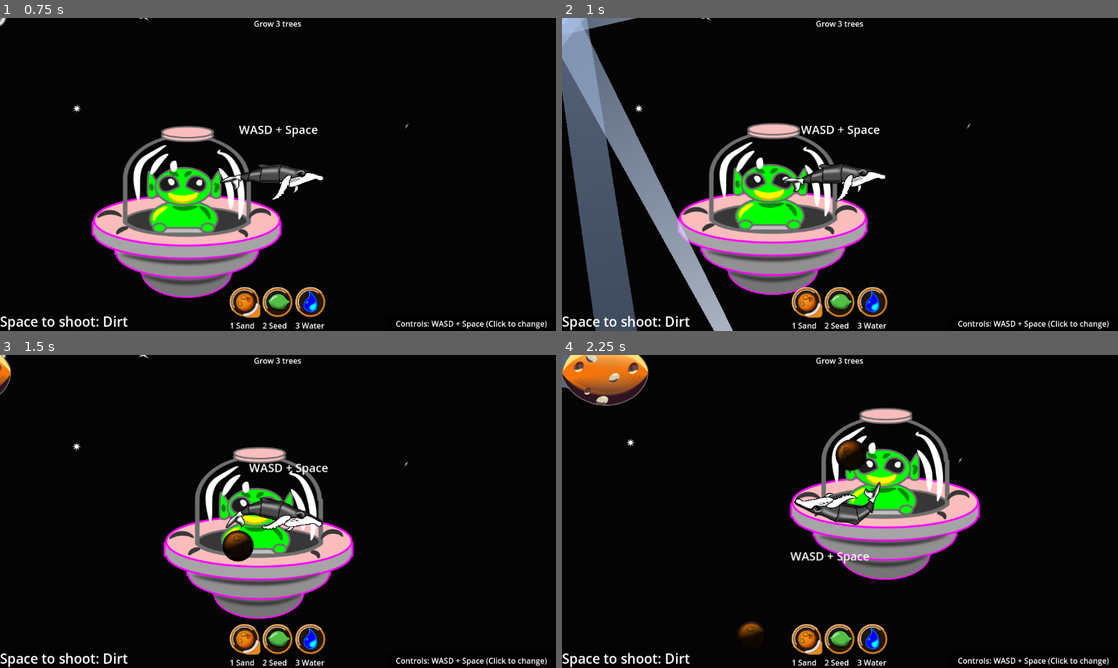
Above: before the commit, frames 1-4 (two rows, left to right).
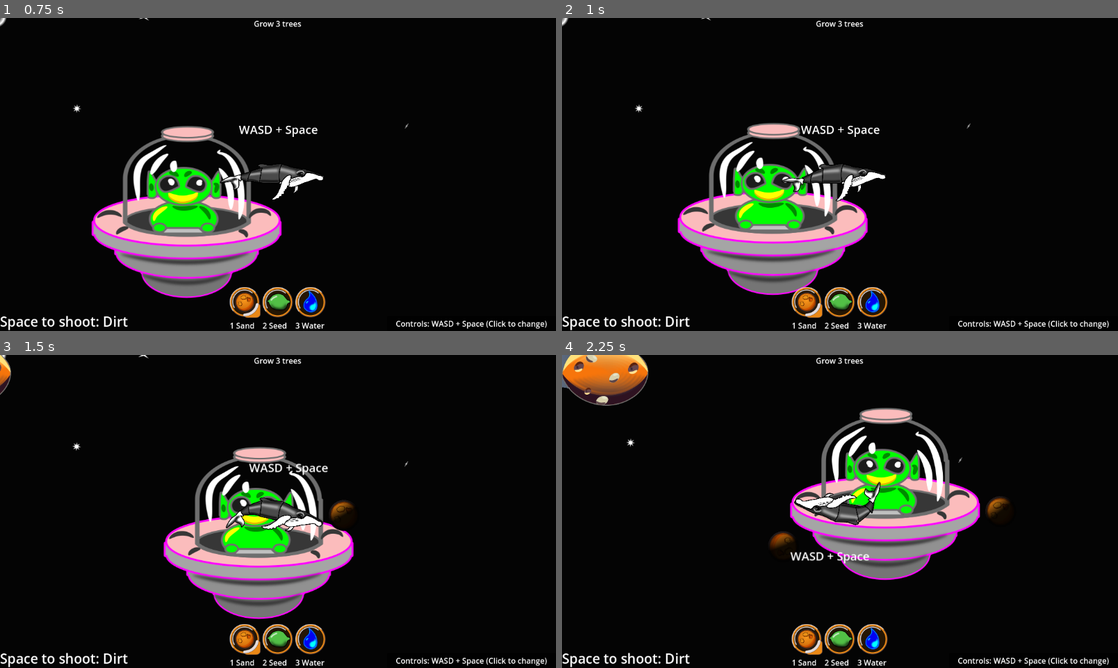
Above: after the commit, the same moments.

Repository: plexsoup/GWJ77-Metamorphosis
Game: Godot game, scene res://main.tscn
Same seed, same stepped clock (60 frames per second), same inputs: the game is played once before the commit and once after it.
Inputs (mouse positions are in pixels of both pictures, inside the frame that each line leads up to):
- Up to frame 1 (0.75 s): click "Play" at 0.5 s
- Up to frame 2 (1 s): no input
- Up to frame 3 (1.5 s): move the mouse to (400, 495) at 1.27 s; hold D (rotate_right) from 1.28 s (still down); hold Space (shoot) from 1.28 s (still down)
- Up to frame 4 (2.25 s): move the mouse to (728, 527) at 2.02 s; release D (rotate_right) at 2.03 s; release Space (shoot) at 2.03 s; hold A (rotate_left) from 2.03 s (still down); tap Space (shoot) at 2.1 s

Frame 1 is identical in both runs. In frame 2, 11% of the frame differs, in the area x 0-31%, y 0-100%; in frame 3, 0.6%; in frame 4, 0.9%.

Commit message:
arrow back to sun

Diff:
--- /dev/null
+++ b/Components/return_arrow.gd
@@ -0,0 +1,31 @@
+extends Node2D
+
+
+# Called when the node enters the scene tree for the first time.
+func _ready() -> void:
+	pass # Replace with function body.
+
+
+# Called every frame. 'delta' is the elapsed time since the previous frame.
+func _physics_process(_delta: float) -> void:
+	point_to_sun()
+
+
+func point_to_sun():
+	if Globals.current_solar_system == null or !is_instance_valid(Globals.current_solar_system):
+		return
+	var sun = Globals.current_solar_system.sun
+	global_rotation = (sun.global_position - global_position).angle()
+
+	var tolerance = 1024 * 7
+	var my_pos = global_transform.origin
+	var vector_to_sun = Globals.current_solar_system.sun.global_position - my_pos
+	vector_to_sun.y *= 3.0 # fake an ellipse by pretending the player is twice as far on the y axis
+	if vector_to_sun.length_squared() > tolerance * tolerance:
+		flash()
+	else:
+		$Sprite2D.hide()
+
+func flash():
+	if Engine.get_physics_frames() % 30 == 0:
+		$Sprite2D.visible = !$Sprite2D.visible
--- /dev/null
+++ b/Components/return_arrow.tscn
@@ -0,0 +1,53 @@
+[gd_scene load_steps=6 format=3 uid="uid://dwnvwgckqwcw4"]
+
+[ext_resource type="Texture2D" uid="uid://br5v5eobr5bhx" path="res://assets/images/arrow_to_sun_01.png" id="1_iwkst"]
+[ext_resource type="Script" path="res://Components/return_arrow.gd" id="1_rdapv"]
+
+[sub_resource type="Animation" id="Animation_au8rw"]
+resource_name = "flash"
+loop_mode = 1
+tracks/0/type = "value"
+tracks/0/imported = false
+tracks/0/enabled = true
+tracks/0/path = NodePath("Sprite2D:visible")
+tracks/0/interp = 1
+tracks/0/loop_wrap = true
+tracks/0/keys = {
+"times": PackedFloat32Array(0, 0.5),
+"transitions": PackedFloat32Array(1, 1),
+"update": 1,
+"values": [true, false]
+}
+
+[sub_resource type="Animation" id="Animation_u6va7"]
+length = 0.001
+tracks/0/type = "value"
+tracks/0/imported = false
+tracks/0/enabled = true
+tracks/0/path = NodePath("Sprite2D:visible")
+tracks/0/interp = 1
+tracks/0/loop_wrap = true
+tracks/0/keys = {
+"times": PackedFloat32Array(0),
+"transitions": PackedFloat32Array(1),
+"update": 1,
+"values": [true]
+}
+
+[sub_resource type="AnimationLibrary" id="AnimationLibrary_lquio"]
+_data = {
+"RESET": SubResource("Animation_u6va7"),
+"flash": SubResource("Animation_au8rw")
+}
+
+[node name="ReturnArrow" type="Node2D"]
+script = ExtResource("1_rdapv")
+
+[node name="Sprite2D" type="Sprite2D" parent="."]
+position = Vector2(183, 0)
+texture = ExtResource("1_iwkst")
+
+[node name="AnimationPlayer" type="AnimationPlayer" parent="."]
+libraries = {
+"": SubResource("AnimationLibrary_lquio")
+}
--- a/Objects/asteroid.gd
+++ b/Objects/asteroid.gd
@@ -11,6 +11,7 @@
 	velocity.y = randf_range(-10, 10)
 	velocity *= randf_range(5.0, 10.0)
 	linear_velocity = velocity
+	last_pos = global_position
 
 # Called every frame. 'delta' is the elapsed time since the previous frame.
 func _process(_delta: float) -> void:
--- a/Objects/black_hole.gd
+++ b/Objects/black_hole.gd
@@ -4,6 +4,7 @@
 var state = states.READY
 
 func spawn_hyperspace_stars():
+	state = states.ACTIVATED
 	$Sprite2D.hide()
 	var new_hyperspace = preload("res://levels/hyperspace.tscn").instantiate()
 
--- a/globals.gd
+++ b/globals.gd
@@ -9,3 +9,17 @@
 
 enum control_schemes { WASD, MOUSE }
 var control_scheme = control_schemes.WASD
+
+func teleport_rigid_body(object, new_location):
+	object.linear_velocity = Vector2.ZERO
+	object.angular_velocity = 0.0
+	object.sleeping = true
+	#object.transform.origin = new_location
+
+	var new_transform = Transform2D(object.rotation, new_location)
+	PhysicsServer2D.body_set_state(
+		object.get_rid(),
+		PhysicsServer2D.BODY_STATE_TRANSFORM,
+		new_transform
+	)
+	object.set_deferred("sleeping", false)
--- a/solar_system_02.tscn
+++ b/solar_system_02.tscn
@@ -146,3 +146,5 @@
 
 [node name="BlackHole" parent="BlackHoles" instance=ExtResource("8_2thed")]
 position = Vector2(5056, 1451)
+
+[node name="Projectiles" type="Node2D" parent="."]
--- a/solar_system_03.tscn
+++ b/solar_system_03.tscn
@@ -114,3 +114,5 @@
 
 [node name="BlackHole" parent="BlackHoles" instance=ExtResource("7_gvcrl")]
 position = Vector2(-3308, -3928)
+
+[node name="Projectiles" type="Node2D" parent="."]
--- a/solar_system_04.tscn
+++ b/solar_system_04.tscn
@@ -128,3 +128,5 @@
 
 [node name="BlackHole" parent="BlackHoles" instance=ExtResource("7_ubtt0")]
 position = Vector2(-4774, 2736)
+
+[node name="Projectiles" type="Node2D" parent="."]
--- a/solar_system_final.tscn
+++ b/solar_system_final.tscn
@@ -147,3 +147,5 @@
 
 [node name="BlackHole" parent="BlackHoles" instance=ExtResource("7_qvrv8")]
 position = Vector2(1775, -669)
+
+[node name="Projectiles" type="Node2D" parent="."]
--- a/space_whale.gd
+++ b/space_whale.gd
@@ -36,6 +36,7 @@
 		rotate_whale(delta)
 		apply_thrust(delta)
 		show_vfx()
+		#wrap_around_map_if_necessary() # Broken
 	elif state == states.HYPERSPACE:
 		spin_whale_clockwise(delta)
 
@@ -79,6 +80,26 @@
 		$GPUParticles2D.emitting = false
 
 
+
+
+func wrap_around_map_if_necessary():
+	# DO NOT USE: this works once, but fails the second time?!
+	if not Globals.current_solar_system or not is_instance_valid(Globals.current_solar_system):
+		return
+
+	var tolerance = 1024 * 4
+	var vector_to_sun = Globals.current_solar_system.sun.global_position - global_transform.origin
+	# cheat an ellipse by doubling our apparent y position
+	#vector_to_sun.y *= 2.0
+
+	if vector_to_sun.length_squared() > tolerance * tolerance:
+		var new_virtual_position = global_position + (2.0 * vector_to_sun)
+		new_virtual_position.y /= 2.0
+		Globals.teleport_rigid_body(self, new_virtual_position)
+		#Globals.teleport_rigid_body(self, Vector2.ZERO)
+
+		$Camera2D.global_position = global_position
+
 func _unhandled_input(_event: InputEvent) -> void:
 	if state in [ states.FLYING ]:
 		if Input.is_action_pressed("shoot"):
@@ -104,10 +125,12 @@
 
 	var muzzle : Marker2D
 	if new_projectile.is_in_group("water"):
-		muzzle = $MuzzleWater
+		#muzzle = $MuzzleWater
+		muzzle = $Muzzle # wasn't fun to shoot from blow-hole
 		$AnimationPlayer.play("blow_water")
 	elif new_projectile.is_in_group("dirt"):
-		muzzle = $MuzzleDirt
+		#muzzle = $MuzzleDirt
+		muzzle = $Muzzle # wasn't fun to shoot backwards
 	else:
 		muzzle = $Muzzle
 		$AnimationPlayer.play("shoot")
@@ -118,8 +141,15 @@
 	var dir_vector = muzzle.get_global_transform().x
 	#var dir_vector = Vector2.RIGHT.rotated(rotation)
 
-	Globals.current_solar_system.get_node("Projectiles").add_child(new_projectile)
-	new_projectile.linear_velocity = dir_vector * projectile_charge + linear_velocity
+	if Globals.current_solar_system != null and is_instance_valid(Globals.current_solar_system):
+		if Globals.current_solar_system.has_node("Projectiles"):
+			Globals.current_solar_system.get_node("Projectiles").add_child(new_projectile)
+			new_projectile.linear_velocity = dir_vector * projectile_charge + linear_velocity
+		else:
+			push_warning("Solar System requires Projectiles node.")
+	else: # Between solar systems.
+		new_projectile.queue_free()
+
 
 func launch_off_planet(planet):
 	if planet == null:
--- a/space_whale.tscn
+++ b/space_whale.tscn
@@ -9,6 +9,7 @@
 [ext_resource type="AudioStream" uid="uid://5a3pxucaumxv" path="res://assets/audio/mouth/phoo.wav" id="6_cnh1l"]
 [ext_resource type="AudioStream" uid="uid://b24te5ylbeuad" path="res://assets/audio/mouth/phu.wav" id="7_k043m"]
 [ext_resource type="AudioStream" uid="uid://c1dqsungt3c5w" path="res://assets/audio/mouth/whoo.wav" id="8_o20dp"]
+[ext_resource type="PackedScene" uid="uid://dwnvwgckqwcw4" path="res://Components/return_arrow.tscn" id="10_x1g6k"]
 
 [sub_resource type="CapsuleShape2D" id="CapsuleShape2D_rxdwf"]
 radius = 23.0
@@ -409,5 +410,7 @@
 texture = SubResource("GradientTexture2D_b7bhh")
 lifetime = 2.0
 
+[node name="ReturnArrow" parent="." instance=ExtResource("10_x1g6k")]
+
 [connection signal="body_entered" from="." to="." method="_on_body_entered"]
 [connection signal="animation_finished" from="AnimationPlayer" to="." method="_on_animation_player_animation_finished"]
Binary file added: assets/images/arrow_to_sun_01.png
Not shown, added: assets/images/arrow_to_sun_01.png.import
Not shown: 1 places in space_whale.tscn that only renumber resources
